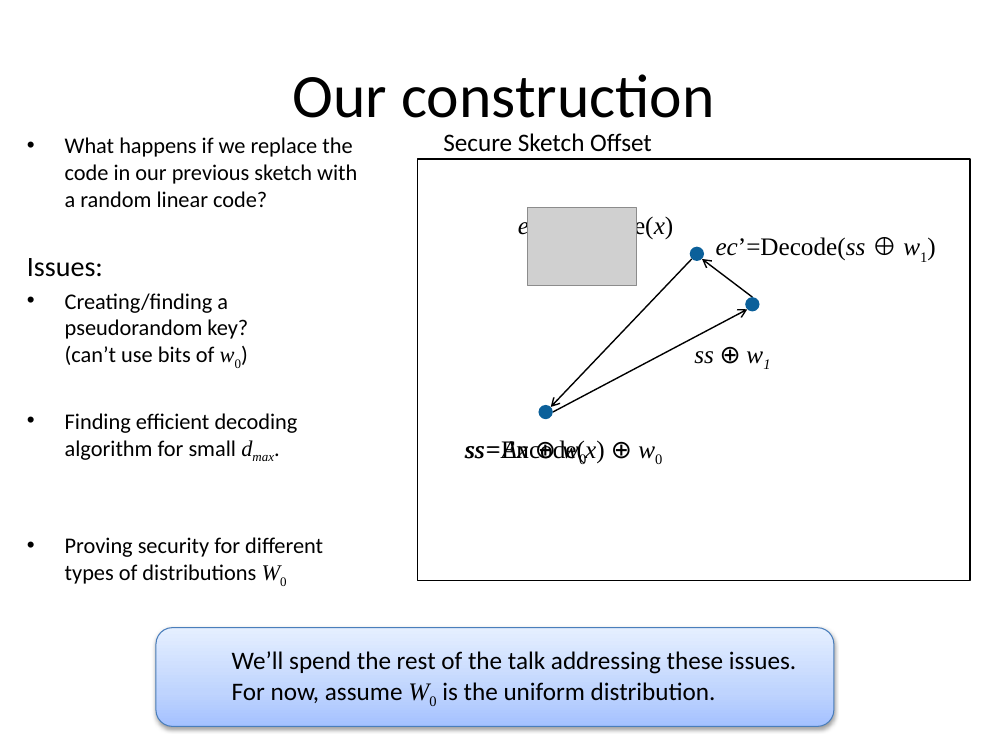
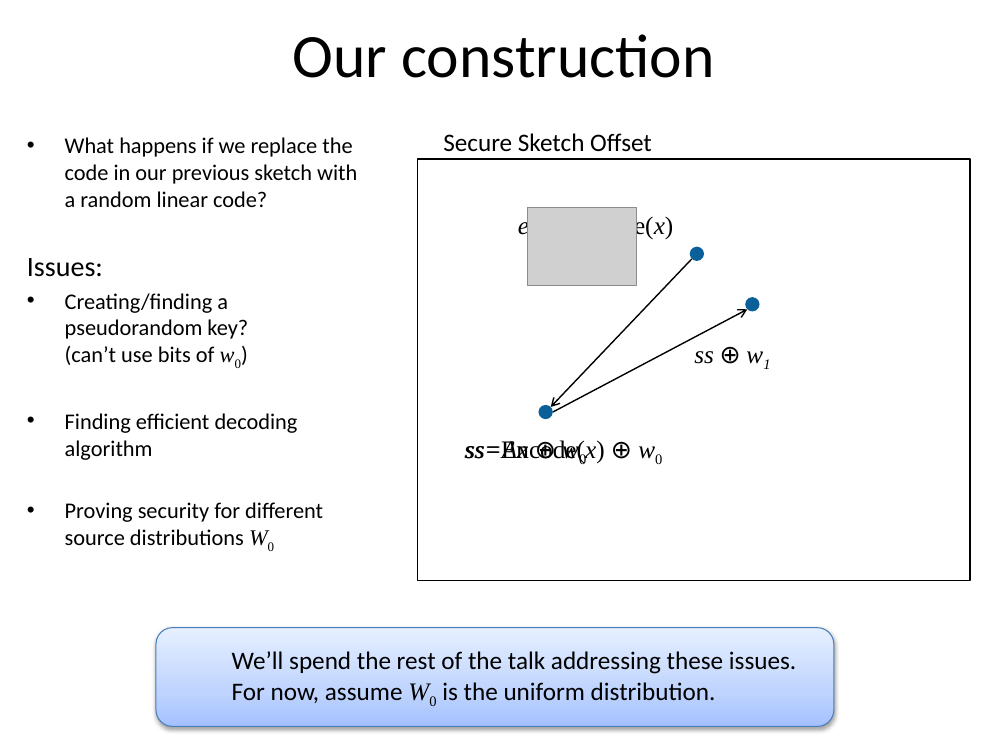
Before and after one commit to xianruimeng/comp-fuzzy-ext, a slide deck: slide 23 of ComputationalFuzzyExtractors.pptx (slide 24 before the commit). Drawn at 1008x756 pixels with LibreOffice and Linux fonts; fonts in the diff are those of the drawing; grey boxes stand for pictures. Boxes give left, top, right and bottom in pixels: in the first picture for what was removed or moved away, otherwise in the second. Text is boxed around its words. In the diff, an @@ line names an element or a change of style, - is before the commit and + after.

```diff
--- a/ComputationalFuzzyExtractors.pptx
+++ b/ComputationalFuzzyExtractors.pptx
@@ title "Our construction": place and size @@
-title "Our construction" at (293, 74, 714, 118)
+title "Our construction" at (293, 34, 714, 78)
@@ text removed at (716, 237, 866, 260) @@
-ec’=Decode(ss ⊕ w1)
@@ arrow removed from (752, 297) to (702, 259) @@
@@ text at (65, 413, 323, 545): text changed @@
-• Finding efficient decoding algorithm for small dmax.
-• Proving security for different types of distributions W0
+• Finding efficient decoding algorithm
+• Proving security for different source distributions W0
```
Also in this commit, not shown: 33 other slides changed, 4 slides added, 2 slides removed, 1 other file.
